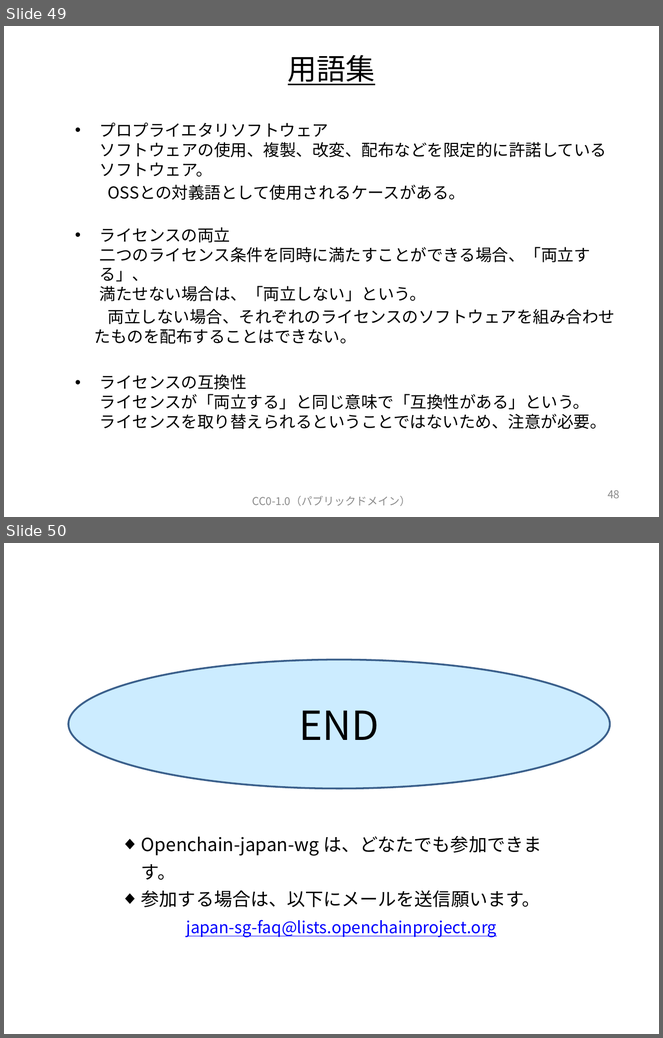
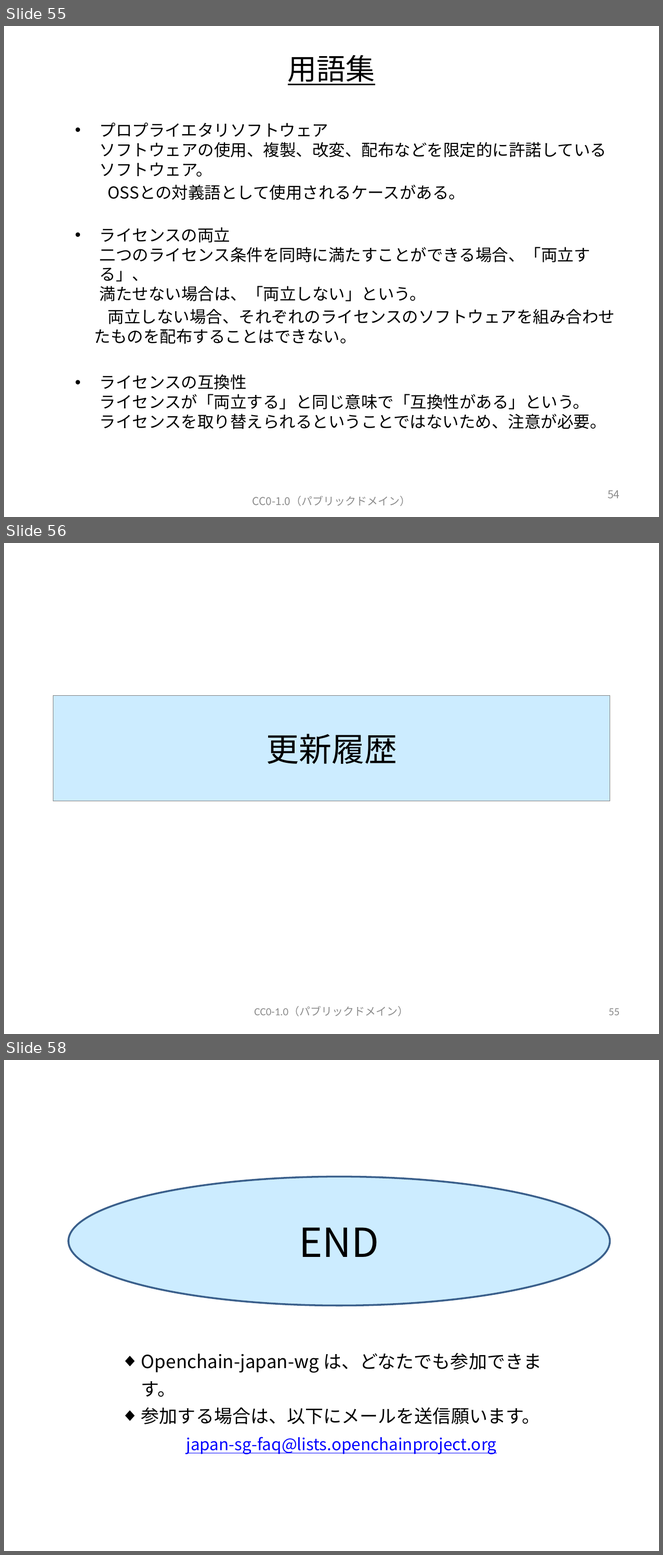
Before and after one commit to OpenChain-Project/OpenChain-JWG, a slide deck: Education_Material/FAQ/OSSライセンス関連でよくある誤解_CC0.pptx. Shown one above the other, each under a label of ours: slides 49 and 50 before the commit, slides 55, 56 and 58 after it; the slides between them are not shown. The pictures are 663x1038 and 663x1555 pixels, drawn with LibreOffice and Linux fonts; fonts in the diff are those of the drawing. Boxes give left, top, right and bottom in pixels: in the first picture for what was removed or moved away, otherwise in the second. Text is boxed around its words. In the diff, an @@ line names an element or a change of style, - is before the commit and + after.

```diff
--- a/Education_Material/FAQ/OSSライセンス関連でよくある誤解_CC0.pptx
+++ b/Education_Material/FAQ/OSSライセンス関連でよくある誤解_CC0.pptx
@@ slide 56 added at bbox=[4, 543, 659, 1034], background #FFFFFF @@
@@ title added at bbox=[53, 696, 610, 801], fill #CCECFF, outline #808080 0.75 pt, 36 pt, text #000000 @@
+更新履歴
@@ text added at bbox=[254, 1006, 409, 1017], 12 pt, text #8C8C8C @@
+CC0-1.0（パブリックドメイン）
@@ page number added at bbox=[609, 1008, 620, 1016], 12 pt, text #8C8C8C @@
+55
@@ what was slide 49 is now slide 55 @@
@@ page number at bbox=[608, 490, 620, 499]: text changed @@
-48
+54
@@ what was slide 50 is now slide 58 @@
```
Also in this commit, not shown: 3 slides changed, 7 other slides added.
